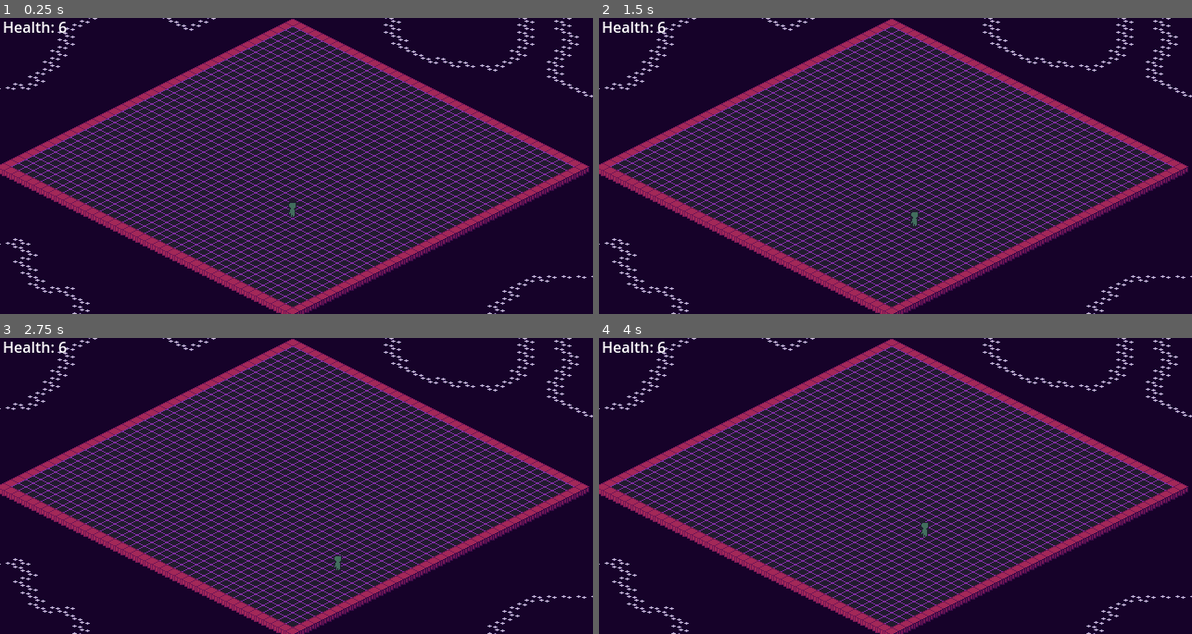
Above: before the commit, frames 1-4 (two rows, left to right).
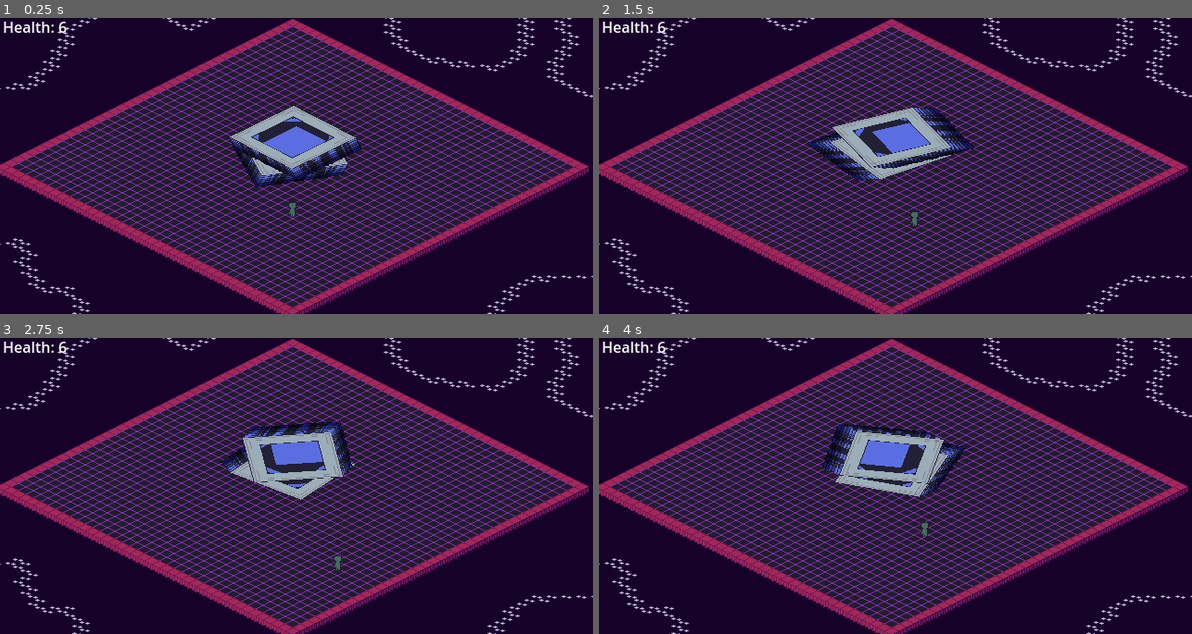
Above: after the commit, the same moments.

Repository: Boxypluto/Isometric-Rougelike
Game: Godot game, scene res://Scenes/Bossfights/Ancient Core/Ancient Core Fight.tscn
The game is run twice, just before and just after one commit, with the same random seed, the same clock (stepped at 60 frames per second) and the same inputs. This scene is started directly instead of the project's main scene.
Inputs (mouse positions are in pixels of both pictures, inside the frame that each line leads up to):
- Up to frame 1 (0.25 s): no input
- Up to frame 2 (1.5 s): move the mouse to (1025, 151) at 0.52 s; press the mouse at (1025, 151) at 0.53 s; hold Right (Right) 0.53-1.28 s; move the mouse to (776, 180) at 1.27 s; release the mouse at (776, 180) at 1.28 s; hold Down (Down) from 1.28 s (still down); tap Shift (Dash) at 1.35 s
- Up to frame 3 (2.75 s): move the mouse to (355, 420) at 2.02 s; release Down (Down) at 2.03 s; press the mouse at (355, 420) at 2.03 s; hold Right (Right) from 2.03 s (still down)
- Up to frame 4 (4 s): move the mouse to (865, 545) at 2.77 s; release Right (Right) at 2.78 s; release the mouse at (865, 545) at 2.78 s; hold Up (Up) 2.78-3.53 s; tap Shift (Dash) at 2.85 s; move the mouse to (1073, 530) at 3.52 s; press the mouse at (1073, 530) at 3.53 s; hold Left (Left) from 3.53 s (still down)

The runs differ from the first frame. In frame 1, 2.8% of the frame differs, in the area x 38-61%, y 29-58%; in frame 2, 3.1%; in frame 3, 3.0%; in frame 4, 3.1%, in the area x 37-62%, y 29-54%.

Commit message:
Ancient Core Progress 1

Diff:
--- a/GameManager.gd
+++ b/GameManager.gd
@@ -63,6 +63,7 @@
 ]
 
 const LOST_AND_NOT_FORGOTTEN = preload("res://Music/Lost and not Forgotten.mp3")
+const ATOP_THE_WORLD = preload("res://Music/Atop the World.mp3")
 
 const LEECH_FLOWER = preload("res://Music/LeechFlower.mp3")
 const ANGEL_GUARDIAN = preload("res://Music/AngelGuardian.mp3")
@@ -216,13 +217,15 @@
 		var tween : Tween = create_tween()
 		tween.tween_property(MusicPlayer, "volume_db", -80, 1)
 		await tween.finished
-		MusicPlayer.stream = LOST_AND_NOT_FORGOTTEN
+		if Won: MusicPlayer.stream = ATOP_THE_WORLD
+		else: MusicPlayer.stream = LOST_AND_NOT_FORGOTTEN
 		MusicPlayer.volume_db = MusicVolume
 		MusicPlayer.play()
 		progress.end()
 		progress.global_position = Vector2(progress.position.x, 0)
 	else:
-		MusicPlayer.stream = LOST_AND_NOT_FORGOTTEN
+		if Won: MusicPlayer.stream = ATOP_THE_WORLD
+		else: MusicPlayer.stream = LOST_AND_NOT_FORGOTTEN
 		MusicPlayer.volume_db = MusicVolume
 		MusicPlayer.play()
 		await get_tree().create_timer(1).timeout
--- a/Scenes/Bossfights/Ancient Core/Ancient Core Fight.tscn
+++ b/Scenes/Bossfights/Ancient Core/Ancient Core Fight.tscn
@@ -1,8 +1,132 @@
-[gd_scene load_steps=2 format=3 uid="uid://cu3s1d1xlng4k"]
+[gd_scene load_steps=6 format=3 uid="uid://cu3s1d1xlng4k"]
 
 [ext_resource type="PackedScene" uid="uid://bemq8nyf8v5t2" path="res://Scenes/Template Room.tscn" id="1_adeex"]
+[ext_resource type="Texture2D" uid="uid://dpjyrmlg23sg4" path="res://Bosses/Ancient Core/Center.png" id="2_vpyd7"]
+[ext_resource type="Script" path="res://Scenes/Bossfights/Floweye/Spin.gd" id="3_cmn1i"]
+[ext_resource type="Texture2D" uid="uid://kgeav21ontjo" path="res://Bosses/Ancient Core/Bottom.png" id="4_6sjd4"]
+[ext_resource type="Texture2D" uid="uid://hywrwiassnyd" path="res://Bosses/Ancient Core/Top.png" id="5_merrk"]
 
 [node name="Room" instance=ExtResource("1_adeex")]
+texture_filter = 1
 
 [node name="TileMap" parent="Y-Sortables" index="0"]
 layer_1/tile_data = PackedInt32Array(-2752497, 327680, 29, -2752496, 327680, 29, -2752495, 327680, 29, -2752494, 327680 …(194079 unchanged characters)…
+
+[node name="AncientCore" type="Node2D" parent="Y-Sortables" index="5"]
+position = Vector2(0, -72)
+
+[node name="Squasher" type="Node2D" parent="Y-Sortables/AncientCore" index="0"]
+scale = Vector2(1, 0.5)
+
+[node name="LAYER" type="Node2D" parent="Y-Sortables/AncientCore/Squasher" index="0"]
+script = ExtResource("3_cmn1i")
+speed = 1.0
+
+[node name="Sprite2D4" type="Sprite2D" parent="Y-Sortables/AncientCore/Squasher/LAYER" index="0"]
+modulate = Color(0.270588, 0.231373, 0.458824, 1)
+use_parent_material = true
+position = Vector2(0, 24)
+rotation = 1.0472
+texture = ExtResource("2_vpyd7")
+
+[node name="Sprite2D7" type="Sprite2D" parent="Y-Sortables/AncientCore/Squasher/LAYER" index="1"]
+modulate = Color(0.270588, 0.231373, 0.458824, 1)
+use_parent_material = true
+position = Vector2(0, 20)
+rotation = 1.0472
+texture = ExtResource("2_vpyd7")
+
+[node name="Sprite2D5" type="Sprite2D" parent="Y-Sortables/AncientCore/Squasher/LAYER" index="2"]
+modulate = Color(0.572549, 0.552941, 0.619608, 1)
+use_parent_material = true
+position = Vector2(0, 16)
+rotation = 1.0472
+texture = ExtResource("2_vpyd7")
+
+[node name="Sprite2D6" type="Sprite2D" parent="Y-Sortables/AncientCore/Squasher/LAYER" index="3"]
+modulate = Color(0.572549, 0.552941, 0.619608, 1)
+use_parent_material = true
+position = Vector2(0, 12)
+rotation = 1.0472
+texture = ExtResource("2_vpyd7")
+
+[node name="Sprite2D2" type="Sprite2D" parent="Y-Sortables/AncientCore/Squasher/LAYER" index="4"]
+use_parent_material = true
+position = Vector2(0, 8)
+rotation = 1.0472
+texture = ExtResource("2_vpyd7")
+
+[node name="Sprite2D8" type="Sprite2D" parent="Y-Sortables/AncientCore/Squasher/LAYER" index="5"]
+use_parent_material = true
+position = Vector2(0, 4)
+rotation = 1.0472
+texture = ExtResource("2_vpyd7")
+
+[node name="Sprite2D3" type="Sprite2D" parent="Y-Sortables/AncientCore/Squasher/LAYER" index="6"]
+use_parent_material = true
+position = Vector2(0, 16)
+rotation = 1.0472
+scale = Vector2(0.583333, 0.583333)
+texture = ExtResource("4_6sjd4")
+
+[node name="Sprite2D" type="Sprite2D" parent="Y-Sortables/AncientCore/Squasher/LAYER" index="7"]
+use_parent_material = true
+rotation = 1.0472
+texture = ExtResource("5_merrk")
+
+[node name="LAYER2" type="Node2D" parent="Y-Sortables/AncientCore/Squasher" index="1"]
+position = Vector2(0, -24)
+script = ExtResource("3_cmn1i")
+speed = -1.0
+
+[node name="Sprite2D4" type="Sprite2D" parent="Y-Sortables/AncientCore/Squasher/LAYER2" index="0"]
+modulate = Color(0.270588, 0.231373, 0.458824, 1)
+use_parent_material = true
+position = Vector2(0, 24)
+rotation = 1.0472
+texture = ExtResource("2_vpyd7")
+
+[node name="Sprite2D7" type="Sprite2D" parent="Y-Sortables/AncientCore/Squasher/LAYER2" index="1"]
+modulate = Color(0.270588, 0.231373, 0.458824, 1)
+use_parent_material = true
+position = Vector2(0, 20)
+rotation = 1.0472
+texture = ExtResource("2_vpyd7")
+
+[node name="Sprite2D5" type="Sprite2D" parent="Y-Sortables/AncientCore/Squasher/LAYER2" index="2"]
+modulate = Color(0.572549, 0.552941, 0.619608, 1)
+use_parent_material = true
+position = Vector2(0, 16)
+rotation = 1.0472
+texture = ExtResource("2_vpyd7")
+
+[node name="Sprite2D6" type="Sprite2D" parent="Y-Sortables/AncientCore/Squasher/LAYER2" index="3"]
+modulate = Color(0.572549, 0.552941, 0.619608, 1)
+use_parent_material = true
+position = Vector2(0, 12)
+rotation = 1.0472
+texture = ExtResource("2_vpyd7")
+
+[node name="Sprite2D2" type="Sprite2D" parent="Y-Sortables/AncientCore/Squasher/LAYER2" index="4"]
+use_parent_material = true
+position = Vector2(0, 8)
+rotation = 1.0472
+texture = ExtResource("2_vpyd7")
+
+[node name="Sprite2D8" type="Sprite2D" parent="Y-Sortables/AncientCore/Squasher/LAYER2" index="5"]
+use_parent_material = true
+position = Vector2(0, 4)
+rotation = 1.0472
+texture = ExtResource("2_vpyd7")
+
+[node name="Sprite2D3" type="Sprite2D" parent="Y-Sortables/AncientCore/Squasher/LAYER2" index="6"]
+use_parent_material = true
+position = Vector2(0, 16)
+rotation = 1.0472
+scale = Vector2(0.583333, 0.583333)
+texture = ExtResource("4_6sjd4")
+
+[node name="Sprite2D" type="Sprite2D" parent="Y-Sortables/AncientCore/Squasher/LAYER2" index="7"]
+use_parent_material = true
+rotation = 1.0472
+texture = ExtResource("5_merrk")
--- /dev/null
+++ b/Scenes/Bossfights/Ancient Core/AncientCoreAnimation.tres
@@ -0,0 +1,67 @@
+[gd_resource type="SpriteFrames" load_steps=10 format=3 uid="uid://cemr2tq4d55af"]
+
+[ext_resource type="Texture2D" uid="uid://c5k7jo1eudulp" path="res://Bosses/Ancient Core/Ancient Core.png" id="1_n8yn3"]
+
+[sub_resource type="AtlasTexture" id="AtlasTexture_re2yt"]
+atlas = ExtResource("1_n8yn3")
+region = Rect2(0, 0, 192, 192)
+
+[sub_resource type="AtlasTexture" id="AtlasTexture_2bvoe"]
+atlas = ExtResource("1_n8yn3")
+region = Rect2(192, 0, 192, 192)
+
+[sub_resource type="AtlasTexture" id="AtlasTexture_cgsce"]
+atlas = ExtResource("1_n8yn3")
+region = Rect2(384, 0, 192, 192)
+
+[sub_resource type="AtlasTexture" id="AtlasTexture_yc0sq"]
+atlas = ExtResource("1_n8yn3")
+region = Rect2(576, 0, 192, 192)
+
+[sub_resource type="AtlasTexture" id="AtlasTexture_rl0se"]
+atlas = ExtResource("1_n8yn3")
+region = Rect2(768, 0, 192, 192)
+
+[sub_resource type="AtlasTexture" id="AtlasTexture_wxdo3"]
+atlas = ExtResource("1_n8yn3")
+region = Rect2(960, 0, 192, 192)
+
+[sub_resource type="AtlasTexture" id="AtlasTexture_h2g62"]
+atlas = ExtResource("1_n8yn3")
+region = Rect2(1152, 0, 192, 192)
+
+[sub_resource type="AtlasTexture" id="AtlasTexture_1n6dh"]
+atlas = ExtResource("1_n8yn3")
+region = Rect2(1344, 0, 192, 192)
+
+[resource]
+animations = [{
+"frames": [{
+"duration": 1.0,
+"texture": SubResource("AtlasTexture_re2yt")
+}, {
+"duration": 1.0,
+"texture": SubResource("AtlasTexture_2bvoe")
+}, {
+"duration": 1.0,
+"texture": SubResource("AtlasTexture_cgsce")
+}, {
+"duration": 1.0,
+"texture": SubResource("AtlasTexture_yc0sq")
+}, {
+"duration": 1.0,
+"texture": SubResource("AtlasTexture_rl0se")
+}, {
+"duration": 1.0,
+"texture": SubResource("AtlasTexture_wxdo3")
+}, {
+"duration": 1.0,
+"texture": SubResource("AtlasTexture_h2g62")
+}, {
+"duration": 1.0,
+"texture": SubResource("AtlasTexture_1n6dh")
+}],
+"loop": true,
+"name": &"default",
+"speed": 8.0
+}]
--- /dev/null
+++ b/Shaders/Pixelize.gdshader
@@ -0,0 +1,22 @@
+/*
+Shader from Godot Shaders - the free shader library.
+godotshaders.com/shader/pixelate
+
+This shader is under CC0 license. Feel free to use, improve and
+change this shader according to your needs and consider sharing
+the modified result to godotshaders.com.
+*/
+
+shader_type canvas_item;
+
+uniform int amount = 40;
+uniform sampler2D SCREEN_TEXTURE : hint_screen_texture, repeat_disable, filter_nearest;
+
+void fragment()
+{
+	vec2 grid_uv = round(UV * float(amount)) / float(amount);
+
+	vec4 text = texture(TEXTURE, grid_uv);
+
+	COLOR = text;
+}
--- /dev/null
+++ b/Shaders/Pixelize.tres
@@ -0,0 +1,7 @@
+[gd_resource type="ShaderMaterial" load_steps=2 format=3 uid="uid://dxjft7jb1xmdf"]
+
+[ext_resource type="Shader" path="res://Shaders/Pixelize.gdshader" id="1_o4gee"]
+
+[resource]
+shader = ExtResource("1_o4gee")
+shader_parameter/amount = 48
Binary file added: Bosses/Ancient Core/Ancient Core (OLD).aseprite
Binary file changed: Bosses/Ancient Core/Ancient Core.aseprite
Binary file added: Bosses/Ancient Core/Ancient Core.png
Not shown, added: Bosses/Ancient Core/Ancient Core.png.import
Binary file added: Bosses/Ancient Core/Bottom.png
Not shown, added: Bosses/Ancient Core/Bottom.png.import
Binary file added: Bosses/Ancient Core/Center.png
Not shown, added: Bosses/Ancient Core/Center.png.import
Binary file added: Bosses/Ancient Core/Top.png
Not shown, added: Bosses/Ancient Core/Top.png.import
Not shown, added: Music/Atop the World.mp3.import
Not shown, added: Music/Atop the World.mp3
